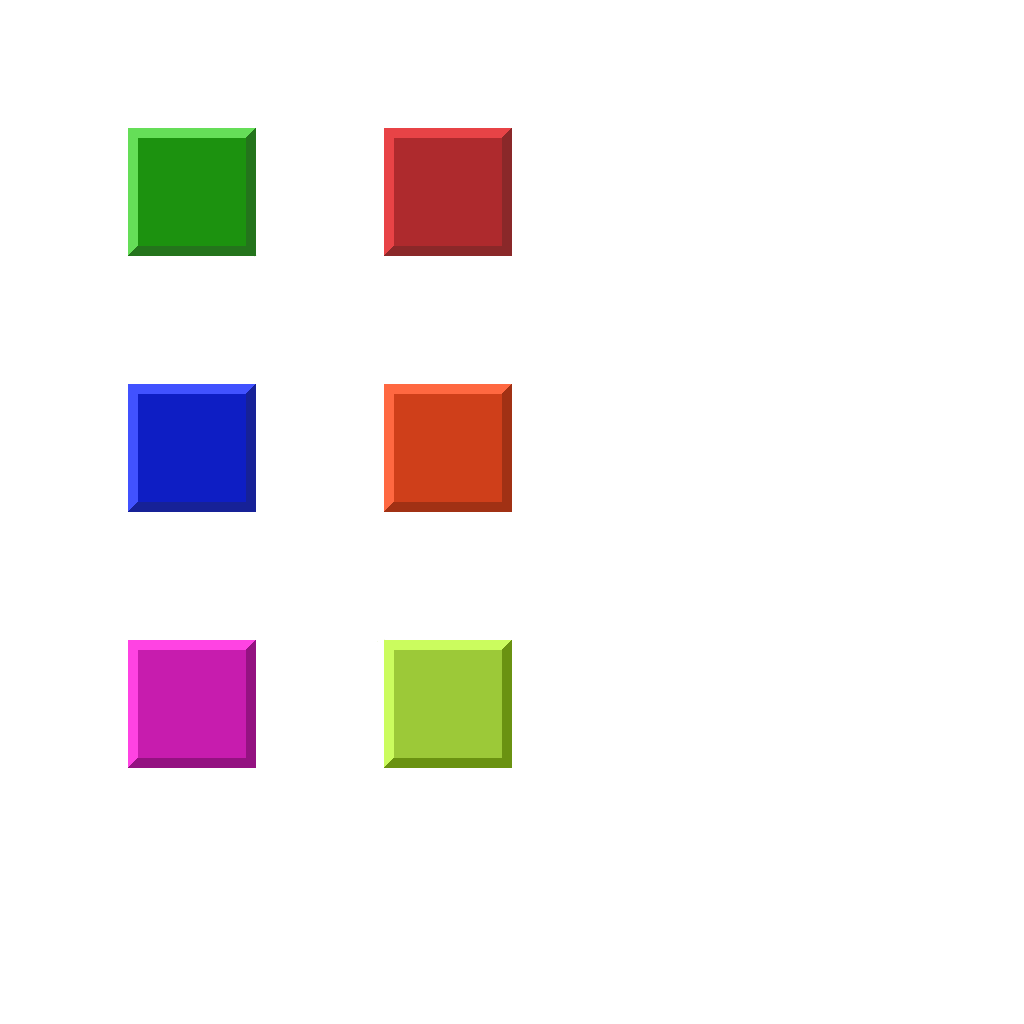
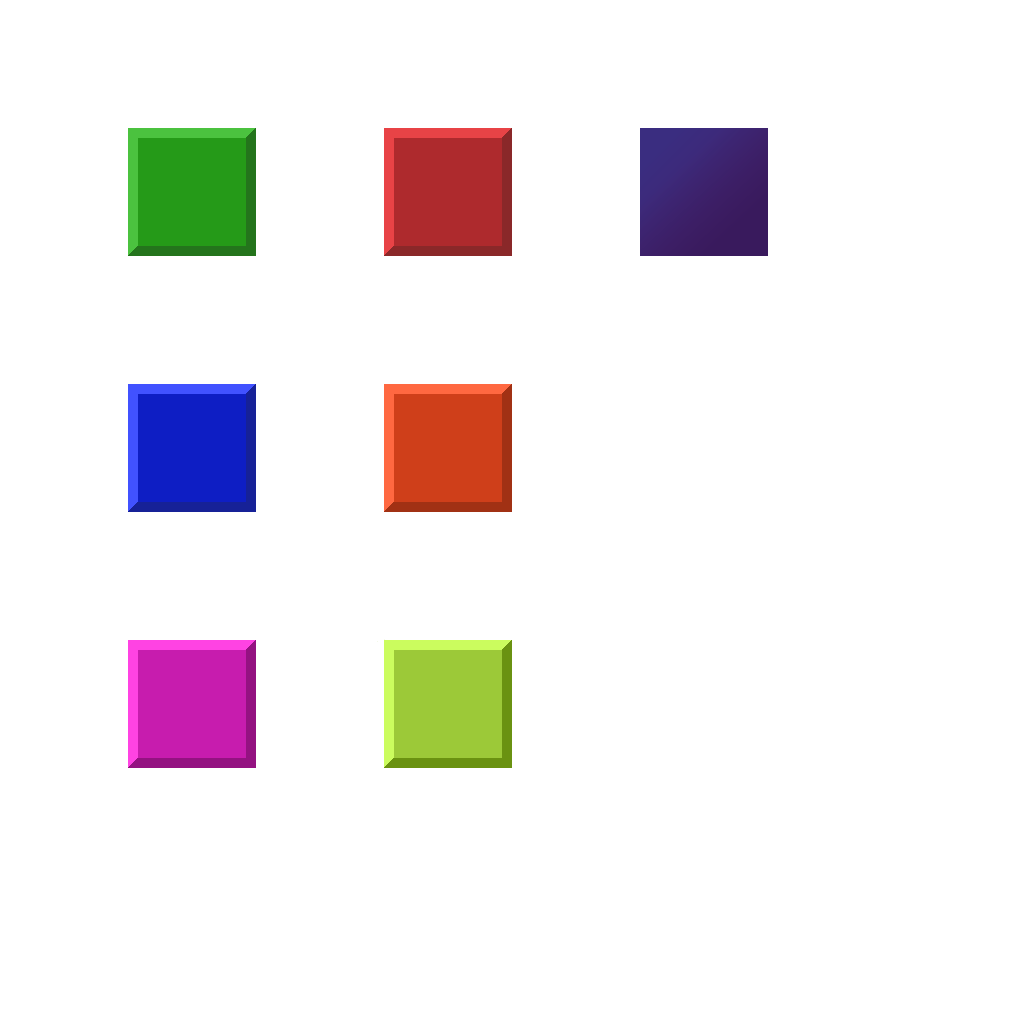
Comparing the layer stacks of the two (1024, 1024) images. Changes:
added layer "Paint Layer 1 (pasted)" above "Paint Layer 1 Merged" over [640, 128, 768, 256]
painted on "Paint Layer 1 Merged" over [128, 128, 768, 257]
